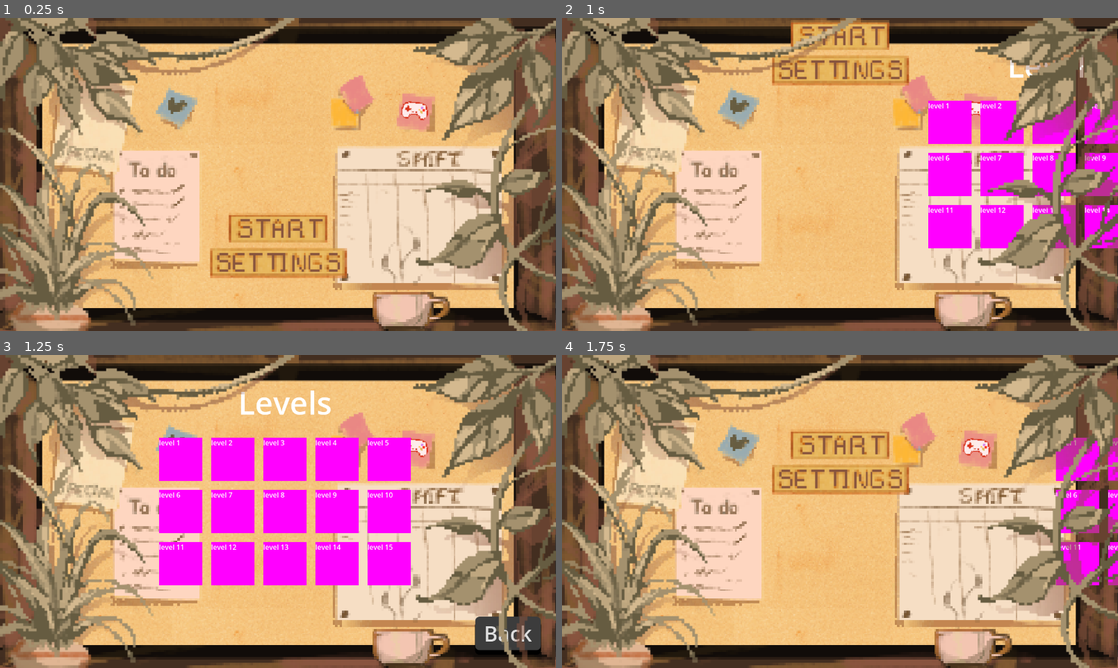
Above: before the commit, frames 1-4 (two rows, left to right).
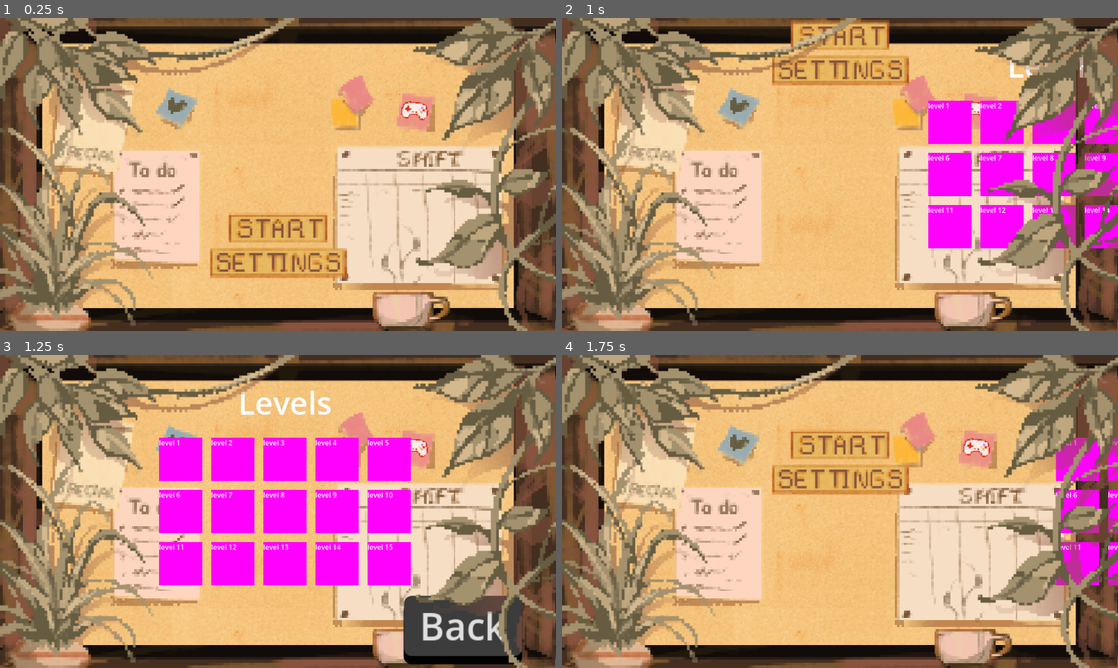
Above: after the commit, the same moments.

Repository: Project-Pixel-UoS/Brew-n-Buzz
Game: Godot game, scene res://scenes/main_menu.tscn
Two runs of this game, one before a commit and one after it. Both use one fixed random seed, a clock stepped at 60 frames per second and the inputs below.
Inputs (mouse positions are in pixels of both pictures, inside the frame that each line leads up to):
- Up to frame 1 (0.25 s): no input
- Up to frame 2 (1 s): click (840, 227) at 0.5 s
- Up to frame 3 (1.25 s): no input
- Up to frame 4 (1.75 s): click "Back" at 1.25 s

Frames 1-2 are identical in both runs. In frame 3, 3.9% of the frame differs, in the area x 72-98%, y 76-99%; in frame 4, nothing differs.

Commit message:
[fix] Scaled back buttons appropriately

Diff:
--- a/scenes/main_menu.tscn
+++ b/scenes/main_menu.tscn
@@ -82,6 +82,13 @@
 script = ExtResource("3_70rn2")
 start_position = 3
 
+[node name="BackButton" parent="MenuCanvas/SettingsMenu" index="0"]
+offset_left = -306.0
+offset_top = -135.0
+offset_right = -155.0
+offset_bottom = -58.0
+scale = Vector2(1.8, 1.8)
+
 [node name="AnimationComponent" type="Node" parent="MenuCanvas/SettingsMenu/BackButton" index="0"]
 script = ExtResource("7_4kjcu")
 transition_type = 1
@@ -91,6 +98,13 @@
 offset_right = 1280.0
 script = ExtResource("3_70rn2")
 start_position = 1
+
+[node name="BackButton" parent="MenuCanvas/LevelsMenu" index="1"]
+offset_left = -306.0
+offset_top = -135.0
+offset_right = -155.0
+offset_bottom = -58.0
+scale = Vector2(1.8, 1.8)
 
 [node name="AnimationComponent" type="Node" parent="MenuCanvas/LevelsMenu/BackButton" index="0"]
 script = ExtResource("7_4kjcu")
